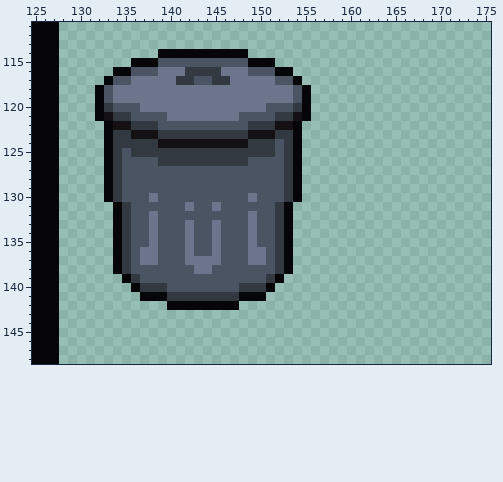
Pixel-art file, stored at art/sketchpad.aseprite. Above, as it was before the edit.
176x176 pixels, 1 frame. Shown: x 125..175, y 111..148.
After:
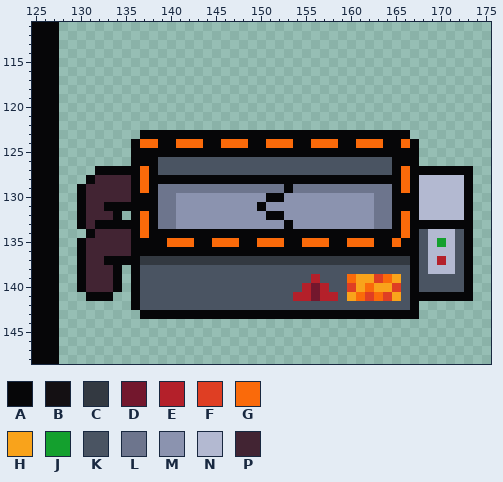
Palette (. is transparent): A #060608  B #141013  C #333941  D #73172d  E #b4202a  F #df3e23  G #fa6a0a  H #f9a31b  J #14a02e  K #4a5462  L #6d758d  M #8b93af  N #b3b9d1  P #422433
What changed:
Changed rows in their new state; - is an unchanged pixel.
Layer "Layer 1":
first column x 130:
114 ---------..........-------------------------
115 ------................----------------------
116 ----....................--------------------
117 ---......................-------------------
118 --........................------------------
119 --........................------------------
120 --........................------------------
121 --........................------------------
122 ---......................-------------------
123 ---....AAAAAAAAAAAAAAAAA-AAAAAAAAAAAA-------
124 ---...AGGAAGGGAAGGGAAGGG-AGGGAAGGGAAGA------
125 ---...AAAAAAAAAAAAAAAAAA-AAAAAAAAAAAAA------
126 ---...AAAKKKKKKKKKK----KKKKKKKKKKKKAAA------
127 --A-AAAGA--------------KKKKKKKKKKKKAGAAAAAAA
128 -APPPPAGAAAAAAAAAAAAAAAA-AAAAAAAAAAAGANNNNNA
129 APPPPPAGALLLLLLLLLLLLLLALLLLLLLLLLLAGANNNNNA
130 APPPPPAAALLMMMMMMMMMMAAMMMMMMMMMMLLAAANNNNNA
131 APPA-AAAALLMMMMMMMMMAMMMMMMMMMMMMLLAAANNNNNA
132 APPP-.AGALLMMMMMMMMMMAAMMMMMMMMMMLLAGANNNNNA
133 APAA-AAGALLMMMMMMMMMMMM-MMMMMMMMMLLAGAAAAAAA
134 -APPPPAGAAAAAAAAAAAAAAA-AAAAAAAAAAAAGAKNNNKA
135 APPPPPAAAAGGGAAGGGAAGGG-AGGGAAGGGAAGAAKNJNKA
136 APPPPPAAAAAAAAAAAAAAAAA-AAAAAAAAAAAAAAKNNNKA
137 APPA-AACCCCCCCCCCCCCCC-CCCCCCCCCCCCCCAKNENKA
138 APPP-.A------KK-------KKKKKKKKKKKKKKKAKNNNKA
139 APPPA.A--------------KKKKKEKKKGHHFGHKAKKKKKA
140 APPPA--KKK--------KKKKKKKEDEKKFHGHHFKAKKKKKA
141 -AAA--AKKKKKKKKKKKKKKKKKEEDEEKHGFGFHKAAAAAAA
142 ------AKKKKKKKKKKKKKKKKKKKKKKKKKKKKKKA------
143 -------AAAAAAAAAAAAAAAAAAAAAAAAAAAAAAA------
Changed places in both pictures, as pixel boxes (x1, y1, x2, y2):
changed: (77, 49, 473, 319)
